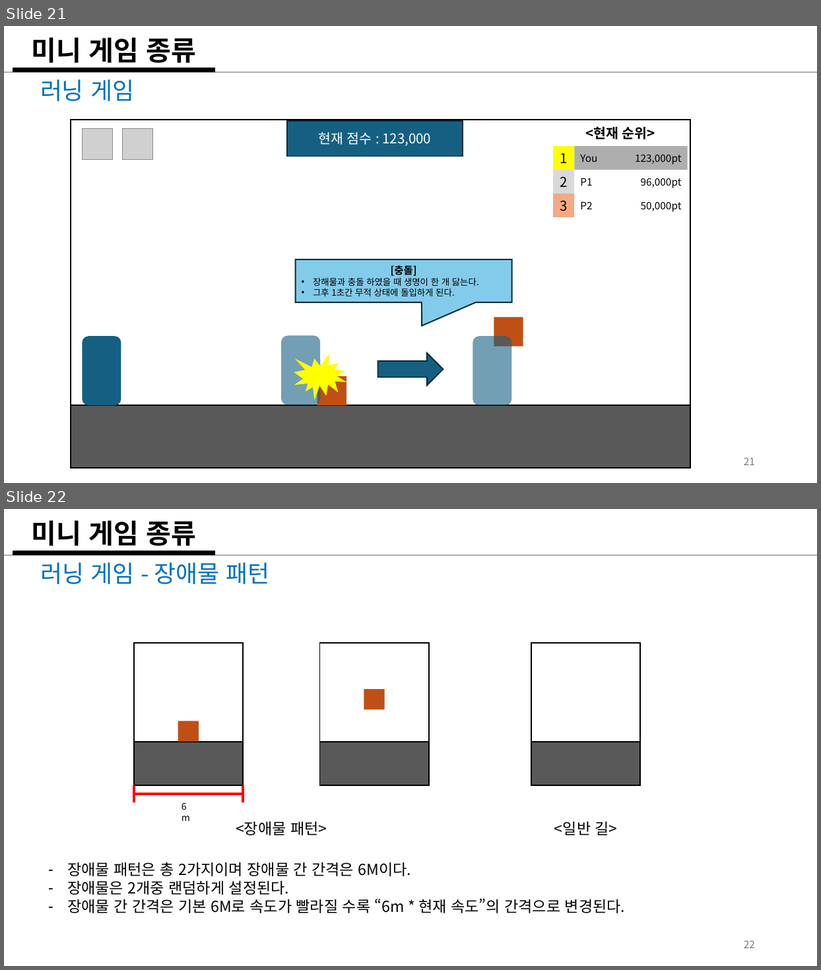
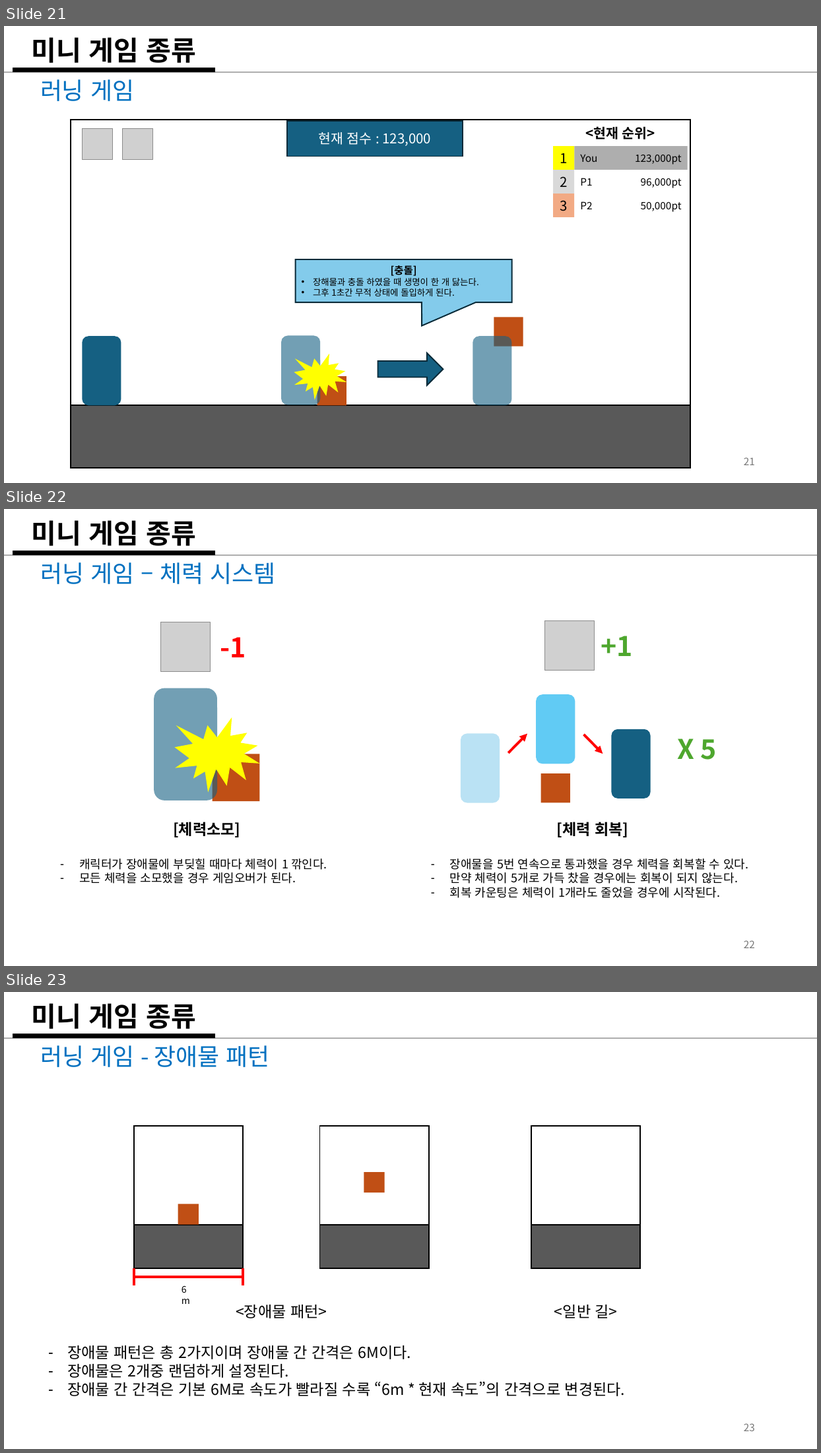
Before and after one commit to weariness00/Mandle_10Minute_Game, a slide deck: document/Please Leave me alone!.pptx. Shown one above the other, each under a label of ours: slides 21 and 22 before the commit, slides 21, 22 and 23 after it. The pictures are 821x970 and 821x1453 pixels, drawn with LibreOffice and Linux fonts; fonts in the diff are those of the drawing; grey boxes stand for pictures. Boxes give left, top, right and bottom in pixels: in the first picture for what was removed or moved away, otherwise in the second. Text is boxed around its words. In the diff, an @@ line names an element or a change of style, - is before the commit and + after.

Commit message:
20250216_기획_스팸이벤트 추가 및 체력 시스템 추가

```diff
--- a/document/Please Leave me alone!.pptx
+++ b/document/Please Leave me alone!.pptx
@@ slide 22 added at [4, 509, 817, 966], background #FFFFFF @@
@@ title added at [31, 520, 197, 546], 32 pt, text #000000, bold @@
+미니 게임 종류
@@ line added from (4, 555) to (817, 555), #AEAEAE 1.5 pt @@
@@ line added from (13, 553) to (215, 553), #000000 6 pt @@
@@ text added at [40, 562, 276, 584], 28 pt, text #0070C0 @@
+러닝 게임 – 체력 시스템
@@ group added at [79, 621, 749, 898]: 7 texts, 4 rounded rectangles, 2 rectangles, 2 pictures, 2 arrows, 1 irregular seal @@
+-1
+[체력소모]
+– 캐릭터가 장애물에 부딪힐 때마다 체력이 1 깎인다.
+– 모든 체력을 소모했을 경우 게임오버가 된다.
++1
+X 5
+[체력 회복]
+– 장애물을 5번 연속으로 통과했을 경우 체력을 회복할 수 있다.
+– 만약 체력이 5개로 가득 찼을 경우에는 회복이 되지 않는다.
+– 회복 카운팅은 체력이 1개라도 줄었을 경우에 시작된다.
@@ page number added at [744, 941, 755, 949], 12 pt, text #797979 @@
+22
@@ what was slide 22 is now slide 23 @@
@@ page number at [744, 1424, 755, 1432]: text changed @@
-22
+23
```
Also in this commit, not shown: 2 slides changed, 2 other files.
